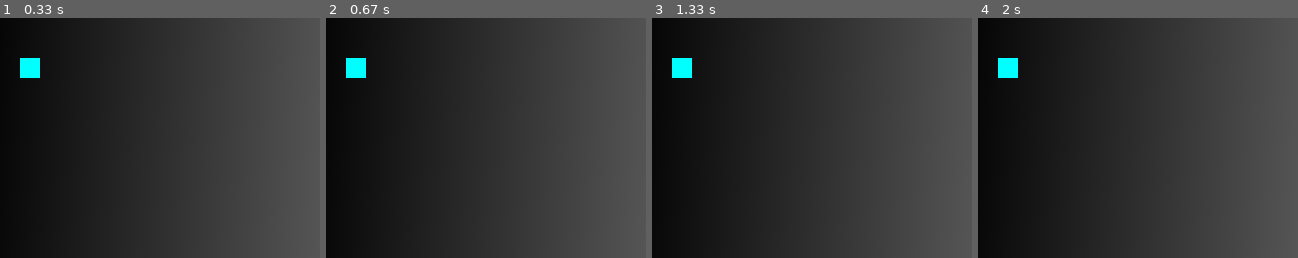
Above: before the commit, frames 1-4 (left to right).
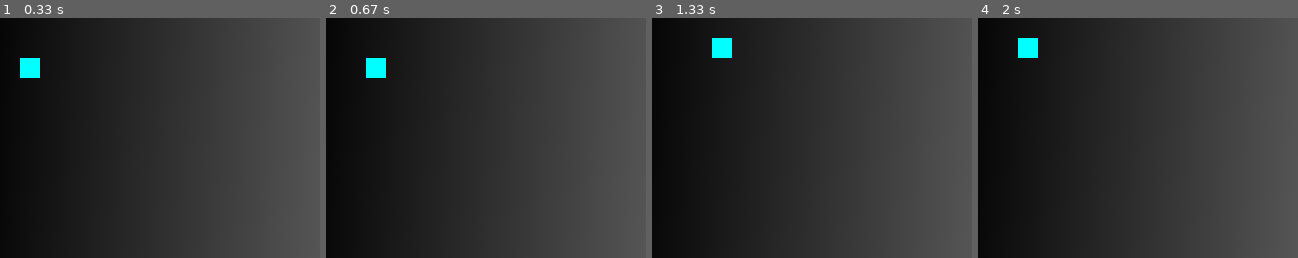
Above: after the commit, the same moments.

Repository: Malanius/pygame-snake
Game: pygame game, started from game.py
Two runs of this game, one before a commit and one after it. Both use one fixed random seed, a clock stepped at 60 frames per second and the inputs below.
Inputs:
- Up to frame 1 (0.33 s): no input
- Up to frame 2 (0.67 s): hold Right from 0.33 s (still down)
- Up to frame 3 (1.33 s): release Right at 0.8 s; hold Up 0.83-1.13 s; hold Right from 1.17 s (still down)
- Up to frame 4 (2 s): release Right at 1.63 s; hold Left from 1.67 s (still down)
The pictures show only the part of the screen within x 0-50%, y 0-50%; the shares and areas given below are measured in that part.

Frame 1 is identical in both runs. In frame 2, 1.0% of the frame differs, in the area x 6-19%, y 16-25%; in frame 3, 1.0%; in frame 4, 1.0%.

Commit message:
Move the character

Diff:
--- a/game.py
+++ b/game.py
@@ -23,6 +23,14 @@
         if event.type == pygame.KEYDOWN:
             if event.key == pygame.K_ESCAPE:
                 running = False
+            elif event.key == pygame.K_LEFT:
+                x -= 1
+            elif event.key == pygame.K_RIGHT:
+                x += 1
+            elif event.key == pygame.K_UP:
+                y -= 1
+            elif event.key == pygame.K_DOWN:
+                y += 1
 
     # Prepare scene
     ##screen.fill((127,0,0))
